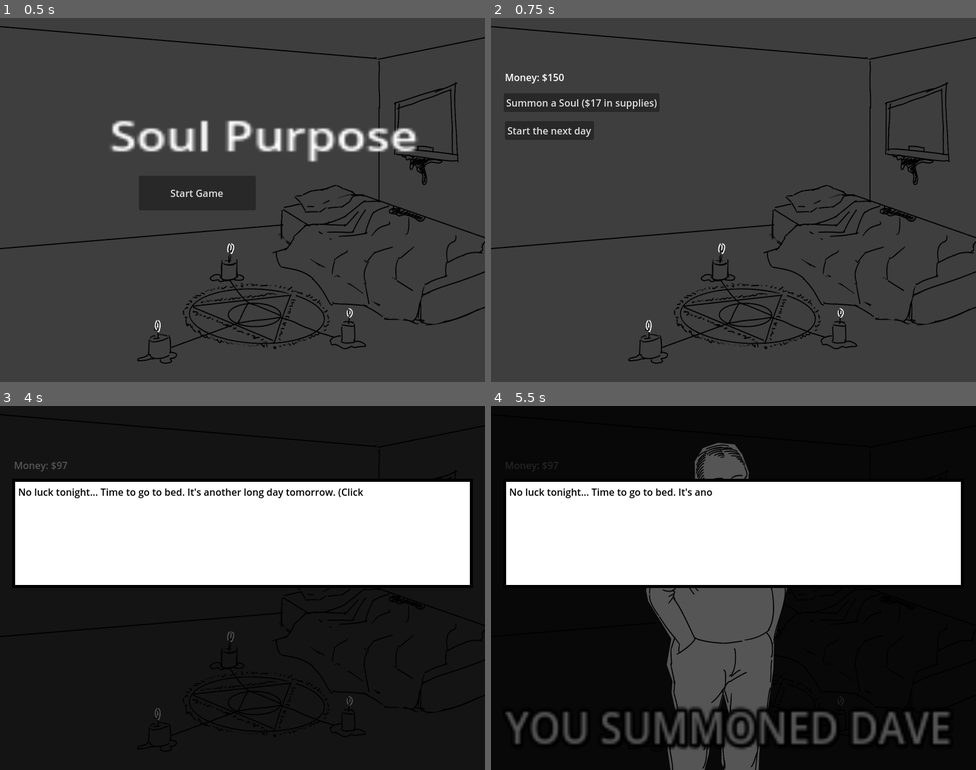
Above: before the commit, frames 1-4 (two rows, left to right).
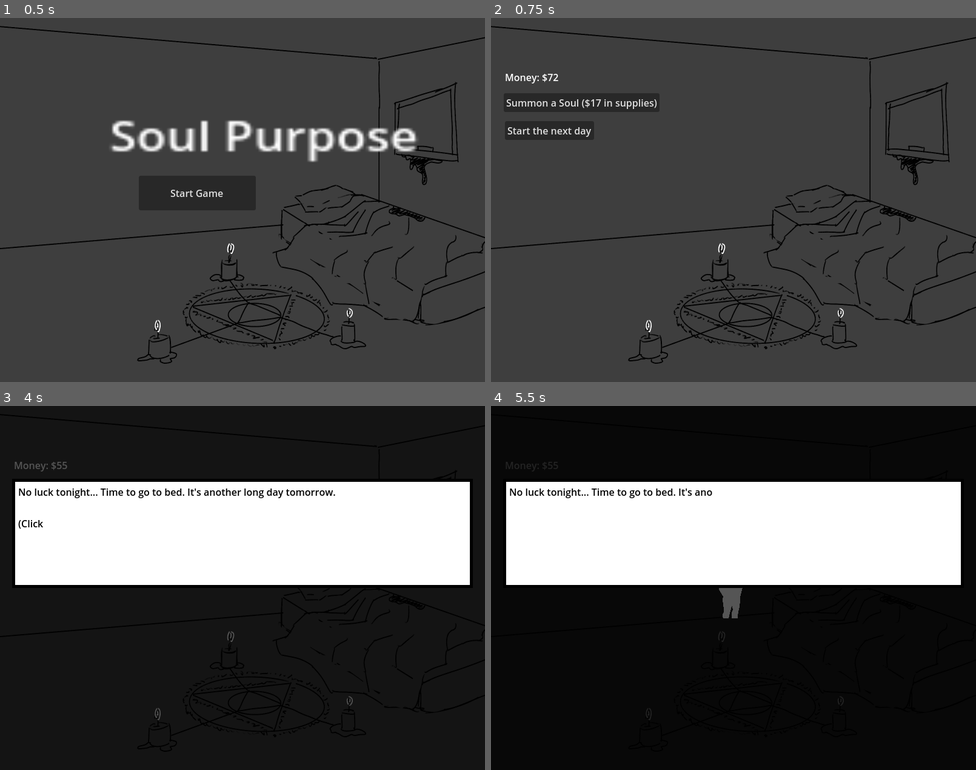
Above: after the commit, the same moments.

Repository: m4ym4y/ld55-soul-purpose
Game: Godot game, scene res://main.tscn
Two runs of this game, one before a commit and one after it. Both use one fixed random seed, a clock stepped at 60 frames per second and the inputs below.
Inputs (mouse positions are in pixels of both pictures, inside the frame that each line leads up to):
- Up to frame 1 (0.5 s): no input
- Up to frame 2 (0.75 s): click "Start Game" at 0.5 s
- Up to frame 3 (4 s): click "Summon a Soul ($17 in supplie…" at 1.25 s; click "Start the next day" at 2 s; click "Start the next day" at 2.75 s; click "Start the next day" at 3.5 s
- Up to frame 4 (5.5 s): tap Enter at 4.25 s; move the mouse to (840, 569) at 4.27 s; click (840, 569) at 4.42 s; move the mouse to (636, 606) at 5.02 s; click (636, 606) at 5.17 s

Frame 1 is identical in both runs. In frame 2, less than 0.1% of the frame differs, in the area x 11-15%, y 15-18%; in frame 3, 0.1%; in frame 4, 12%, in the area x 3-95%, y 10-100%.

Commit message:
better summon animation

Diff:
--- /dev/null
+++ b/dialogue_box.gd
@@ -0,0 +1,36 @@
+extends Node2D
+
+signal finished
+
+var idx = 0
+var messages = []
+
+# Called when the node enters the scene tree for the first time.
+func _ready():
+	# init(["hello world", "sdjflsdjkfhsklj hsd kljfhdkljghd fklgjhdfgkld hgkljdhgkljd hglkjdfhgdlk jghdfkjghd flkghdlkg hdfgkljdh fgkjdlhfg kjdhfgkj dh gkldf", "fjs jfks djkfs f", "s dfjksjkf sjkdf jksdfjk "])
+	pass # Replace with function body.
+
+func init(_messages):
+	messages = _messages
+	idx = -1
+	next_message()
+
+func next_message():
+	idx += 1
+	if idx >= messages.size():
+		finished.emit()
+	else:
+		$TextBox.display(messages[idx] + "\n\n(Click to continue)")
+
+# Called every frame. 'delta' is the elapsed time since the previous frame.
+func _process(delta):
+	pass
+
+func _input(event):
+	if messages.size() == 0:
+		return
+	if event is InputEventMouseButton and not event.pressed and not event.is_echo() and event.button_index == MOUSE_BUTTON_LEFT:
+		if not $TextBox.is_finished:
+			$TextBox.fast_forward()
+			return
+		next_message()
--- /dev/null
+++ b/dialogue_box.tscn
@@ -0,0 +1,10 @@
+[gd_scene load_steps=3 format=3 uid="uid://b1yofrb2qrxbe"]
+
+[ext_resource type="Script" path="res://dialogue_box.gd" id="1_7xrqf"]
+[ext_resource type="PackedScene" uid="uid://y70702kwpevi" path="res://textbox.tscn" id="2_n553s"]
+
+[node name="DialogueBox" type="Node2D"]
+position = Vector2(2.08165e-12, 380)
+script = ExtResource("1_7xrqf")
+
+[node name="TextBox" parent="." instance=ExtResource("2_n553s")]
--- a/main.gd
+++ b/main.gd
@@ -4,6 +4,8 @@
 @export var homeScene: PackedScene
 @export var drivingScene: PackedScene
 @export var officeScene: PackedScene
+
+var state = load("res://state_container.tscn")
 
 var current_scene = ""
 var scene
@@ -40,6 +42,8 @@
 	print("SCENE_CLASS", scene_class)
 	scene = scene_class.instantiate()
 
+	if scene.has_method("init"):
+		scene.init(state)
 	scene.position = Vector2(0, 0)
 	scene.finished.connect(_on_scene_finished)
 	add_child(scene)
--- a/main.tscn
+++ b/main.tscn
@@ -12,3 +12,4 @@
 homeScene = ExtResource("2_uwm8h")
 drivingScene = ExtResource("3_88lke")
 officeScene = ExtResource("4_ey3op")
+metadata/_edit_lock_ = true
--- a/room.gd
+++ b/room.gd
@@ -2,40 +2,100 @@
 
 signal finished
 
-var money := 150
 var summoning = false
+var PULL_PRICE = 17
+
+var pull_table = {
+	"dave": {
+		"name": "Dave",
+		"dialogue": [
+			["Hey! It's me, Dave! Want to go to a ball game, sport? No? Well, I guess I'll just see myself out.", 90],
+			["Infernus! I need to talk to you about me and your mother. You see, nine months before you were born, your mother and I-- what's that spell you're chanting? Oh-- Oh um, banishment? Great, ok, see you later sport!", 10],
+		]
+	},
+	"trudy": {
+		"name": "Trudy",
+		"dialogue": [
+			["Weird, this is the apartment I got murdered in, 20 years ago. What do you need from me? I'd appreciate if you didn't upset my eternal slumber just because you're some annoying loser wizard with no friends. OK? Bye...", 50],
+			["Argh, I swear if you summon me again I'm totally going to have all of my demon friends curse the crap out of you!", 50],
+		]
+	},
+	"lab8researcher": {
+		"name": "Lab 8 Researcher",
+		"dialogue": [
+			["Mother of god, what have I done! Wh- Where am I? Whoever you are, get out of here, as fast as you can! I'm begging you, you have no idea what we unleashed upon the world! Pathogen X was more virulent than anything we've ever seen, and it's out of containment Hide! Run! Oh god, what have I done! WHAT HAVE I DONEEEEE!", 80],
+			["** Incoherent screaming **", 20],
+		]
+	}
+}
+
+var pull_weights = [
+		["dave", 50],
+		["trudy", 25],
+		["lab8researcher", 25],
+]
+
+func pull_weighted(list):
+	var sum = 0
+	for item in list:
+		sum += item[1]
+	var pull = randi() % sum
+	for item in list:
+		pull -= item[1]
+		if (pull <= 0):
+			return item[0]
+	return list[0][0]
 
 # Called when the node enters the scene tree for the first time.
+var state
 func _ready():
+	if not state:
+		state = $StateContainer
 	show_balance()
+
+# placeholder state
+func init(_state):
+	state = state
 
 # Called every frame. 'delta' is the elapsed time since the previous frame.
 func _process(delta):
-	pass
+	if $SummonResult.scale.x < 0.5 or $SummonResult.scale.y < 0.5:
+		$SummonResult.scale.x += delta * 0.5
+		$SummonResult.scale.y += delta * 0.5
 
 func show_balance():
-	$Balance.text = "Money: $" + str(money)
+	$Balance.text = "Money: $" + str(state.money)
 
 func start_summoning():
 	$Button.disabled = true
 	summoning = true
 	$Room.play("summoning")
 
+var pull_result = ""
+
 func finish_summoning():
+	pull_result = pull_weighted(pull_weights)
+
 	$Fade.visible = true
-	$SummonResult.play("dave")
-	$ResultLabel.visible = true
-	$Timer.start()
+	$SummonResult.scale = Vector2(0, 0)
+	$SummonResult.play(pull_result)
 
-func _on_timer_timeout():
+func _on_summon_result_frame_changed():
+	$DialogueBox.visible = true
+	$DialogueBox.init([
+		"You summoned " + pull_table[pull_result].name + "!!",
+		"\"" + pull_weighted(pull_table[pull_result].dialogue) + "\"",
+	])
+
+func _on_dialogue_box_finished():
 	$SummonResult.play("default")
-	$ResultLabel.visible = false
+	$DialogueBox.visible = false
 	$Fade.visible = false
 	reset_button()
 
 func reset_button():
 	summoning = false
-	if money >= 53:
+	if state.money >= PULL_PRICE:
 		$Button.disabled = false
 
 func _on_button_pressed():
@@ -44,7 +104,7 @@
 		pass
 
 	# deduct balance
-	money -= 53
+	state.money -= PULL_PRICE
 	show_balance()
 	start_summoning()
 
@@ -58,7 +118,7 @@
 
 func _on_next_day_button_pressed():
 	$TransitionBox.visible = true
-	$TransitionBox.init("No luck tonight... Time to go to bed. It's another long day tomorrow. (Click to continue)")
+	$TransitionBox.init("No luck tonight... Time to go to bed. It's another long day tomorrow.\n\n(Click to continue)")
 
 func _on_transition_box_dismissed():
 	finished.emit()
--- a/room.tscn
+++ b/room.tscn
@@ -1,10 +1,17 @@
-[gd_scene load_steps=8 format=3 uid="uid://dw8sq5c35d3e3"]
+[gd_scene load_steps=15 format=3 uid="uid://dw8sq5c35d3e3"]
 
 [ext_resource type="Script" path="res://room.gd" id="1_5a0lj"]
 [ext_resource type="Texture2D" uid="uid://dp6t6a8nt5ogo" path="res://assets/room1.png" id="2_uhwfe"]
 [ext_resource type="Texture2D" uid="uid://bn867nufsawqh" path="res://assets/room.png" id="3_bvvmn"]
+[ext_resource type="Texture2D" uid="uid://b1o1ne20lcd5y" path="res://assets/dave0.png" id="4_0oa7i"]
 [ext_resource type="Texture2D" uid="uid://dgpg7c0bmxrh0" path="res://assets/dave.png" id="4_2dpmh"]
 [ext_resource type="PackedScene" uid="uid://d1b6843ixwxes" path="res://transition_box.tscn" id="5_p8ga4"]
+[ext_resource type="Texture2D" uid="uid://f18mbfdkmf4g" path="res://assets/lab8researcher0.png" id="6_wwwmp"]
+[ext_resource type="Texture2D" uid="uid://bc1brlgr4nvio" path="res://assets/lab8researcher.png" id="7_jirfx"]
+[ext_resource type="Texture2D" uid="uid://bqfpu861xiaml" path="res://assets/trudy0.png" id="8_aygcv"]
+[ext_resource type="Texture2D" uid="uid://c4f4d26n7wjgg" path="res://assets/trudy.png" id="9_8kctf"]
+[ext_resource type="PackedScene" uid="uid://yavs46qwbjny" path="res://state_container.tscn" id="11_vl6ey"]
+[ext_resource type="PackedScene" uid="uid://b1yofrb2qrxbe" path="res://dialogue_box.tscn" id="12_40mwk"]
 
 [sub_resource type="SpriteFrames" id="SpriteFrames_akn02"]
 animations = [{
@@ -56,11 +63,14 @@
 animations = [{
 "frames": [{
 "duration": 1.0,
+"texture": ExtResource("4_0oa7i")
+}, {
+"duration": 1.0,
 "texture": ExtResource("4_2dpmh")
 }],
-"loop": true,
+"loop": false,
 "name": &"dave",
-"speed": 5.0
+"speed": 0.5
 }, {
 "frames": [{
 "duration": 1.0,
@@ -69,6 +79,28 @@
 "loop": false,
 "name": &"default",
 "speed": 0.0
+}, {
+"frames": [{
+"duration": 1.0,
+"texture": ExtResource("6_wwwmp")
+}, {
+"duration": 1.0,
+"texture": ExtResource("7_jirfx")
+}],
+"loop": false,
+"name": &"lab8researcher",
+"speed": 0.5
+}, {
+"frames": [{
+"duration": 1.0,
+"texture": ExtResource("8_aygcv")
+}, {
+"duration": 1.0,
+"texture": ExtResource("9_8kctf")
+}],
+"loop": false,
+"name": &"trudy",
+"speed": 0.5
 }]
 
 [node name="RoomScene" type="Node2D"]
@@ -104,20 +136,6 @@
 scale = Vector2(0.5, 0.5)
 sprite_frames = SubResource("SpriteFrames_yot1y")
 
-[node name="Timer" type="Timer" parent="."]
-
-[node name="ResultLabel" type="Label" parent="."]
-visible = false
-offset_left = 24.0
-offset_top = 478.0
-offset_right = 204.0
-offset_bottom = 501.0
-scale = Vector2(4.10007, 4.38846)
-theme_override_colors/font_shadow_color = Color(0, 0, 0, 1)
-theme_override_colors/font_outline_color = Color(0, 0, 0, 1)
-theme_override_constants/outline_size = 6
-text = "YOU SUMMONED DAVE"
-
 [node name="NextDayButton" type="Button" parent="."]
 offset_left = 23.0
 offset_top = 170.0
@@ -128,8 +146,14 @@
 [node name="TransitionBox" parent="." instance=ExtResource("5_p8ga4")]
 visible = false
 
+[node name="StateContainer" parent="." instance=ExtResource("11_vl6ey")]
+
+[node name="DialogueBox" parent="." instance=ExtResource("12_40mwk")]
+visible = false
+
 [connection signal="animation_finished" from="Room" to="." method="_on_room_animation_finished"]
 [connection signal="pressed" from="Button" to="." method="_on_button_pressed"]
-[connection signal="timeout" from="Timer" to="." method="_on_timer_timeout"]
+[connection signal="frame_changed" from="SummonResult" to="." method="_on_summon_result_frame_changed"]
 [connection signal="pressed" from="NextDayButton" to="." method="_on_next_day_button_pressed"]
 [connection signal="dismissed" from="TransitionBox" to="." method="_on_transition_box_dismissed"]
+[connection signal="finished" from="DialogueBox" to="." method="_on_dialogue_box_finished"]
--- /dev/null
+++ b/state_container.gd
@@ -0,0 +1,14 @@
+extends Node
+
+var money = 72
+var first_time_summoning = true
+var first_time_working = true
+var day = 0
+
+# Called when the node enters the scene tree for the first time.
+func _ready():
+	pass # Replace with function body.
+
+# Called every frame. 'delta' is the elapsed time since the previous frame.
+func _process(delta):
+	pass
--- /dev/null
+++ b/state_container.tscn
@@ -0,0 +1,6 @@
+[gd_scene load_steps=2 format=3 uid="uid://yavs46qwbjny"]
+
+[ext_resource type="Script" path="res://state_container.gd" id="1_m8jld"]
+
+[node name="StateContainer" type="Node"]
+script = ExtResource("1_m8jld")
--- a/submit_box.gd
+++ b/submit_box.gd
@@ -20,6 +20,6 @@
 func _input(event):
 	if not visible or scale.x < 1.0 or scale.y < 1.0:
 		return
-	if event is InputEventMouseButton and event.pressed and not event.is_echo() and event.button_index == MOUSE_BUTTON_LEFT:
+	if event is InputEventMouseButton and not event.pressed and not event.is_echo() and event.button_index == MOUSE_BUTTON_LEFT:
 		if $Submit.get_rect().has_point(event.position - position):
 			dismissed.emit()
--- a/textbox.gd
+++ b/textbox.gd
@@ -1,11 +1,13 @@
 extends Node2D
 
-var finished = false
+signal finished
+
+var is_finished = false
 var message
 var idx
 
 func display(_message):
-	finished = false
+	is_finished = false
 	message = _message
 	idx = 0
 	$Label.text = ""
@@ -13,11 +15,20 @@
 
 func _on_timer_timeout():
 	if idx >= message.length():
-		finished = true
-		$Timer.stop()
+		finish()
 		return
 	$Label.text += message[idx]
 	idx += 1
+
+func fast_forward():
+	idx = message.length()
+	$Label.text = message
+	finish()
+
+func finish():
+	is_finished = true
+	$Timer.stop()
+	finished.emit()
 
 # Called when the node enters the scene tree for the first time.
 func _ready():
--- a/transition_box.gd
+++ b/transition_box.gd
@@ -13,9 +13,9 @@
 	$TextBox.display(message)
 
 func _input(event):
-	if not $TextBox.finished:
+	if not $TextBox.is_finished:
 		return
-	if event is InputEventMouseButton and event.pressed and not event.is_echo() and event.button_index == MOUSE_BUTTON_LEFT:
+	if event is InputEventMouseButton and not event.pressed and not event.is_echo() and event.button_index == MOUSE_BUTTON_LEFT:
 		dismissed.emit()
 
 # Called every frame. 'delta' is the elapsed time since the previous frame.
Binary file added: assets/dave0.png
Not shown, added: assets/dave0.png.import
Binary file added: assets/lab8researcher.png
Not shown, added: assets/lab8researcher.png.import
Binary file added: assets/lab8researcher0.png
Not shown, added: assets/lab8researcher0.png.import
Binary file added: assets/trudy.png
Not shown, added: assets/trudy.png.import
Binary file added: assets/trudy0.png
Not shown, added: assets/trudy0.png.import
Not shown, changed: README.md
